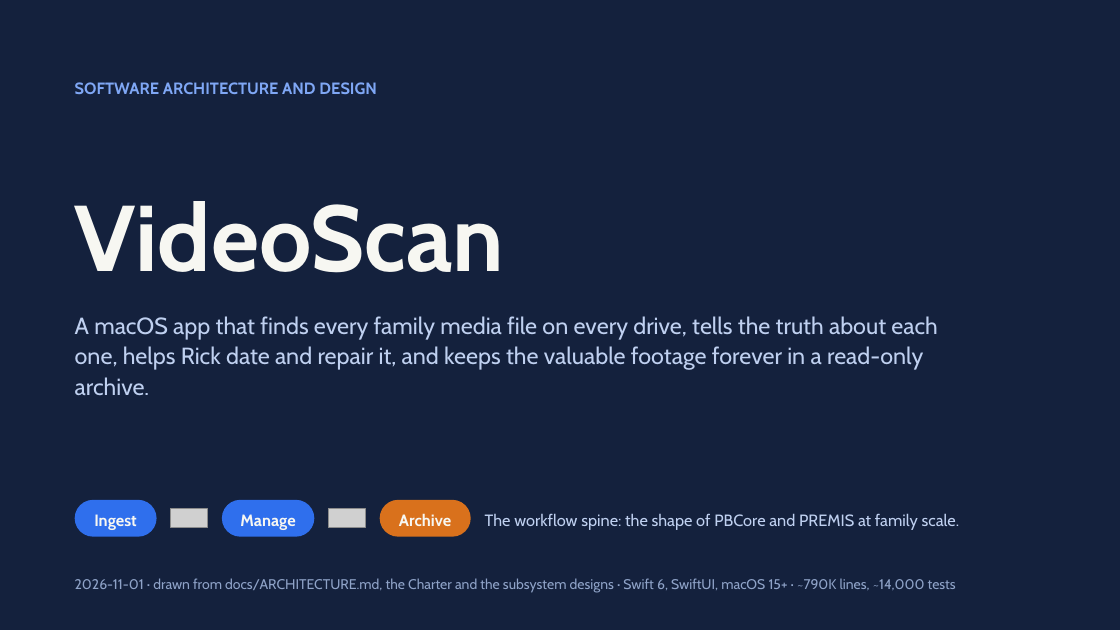
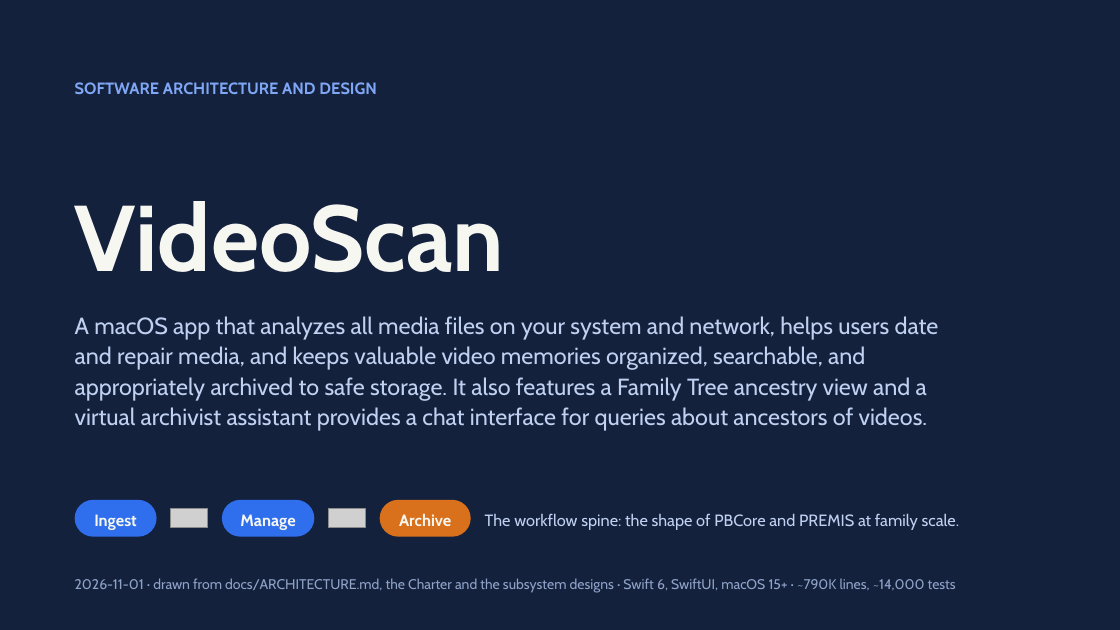
Before and after one commit to musicalengineer/VideoScan, a slide deck: slide 1 of docs/design/architecture_deck/VideoScan_Architecture_and_Design.pptx. Drawn at 1120x630 pixels with LibreOffice and Linux fonts; fonts in the diff are those of the drawing; grey boxes stand for pictures. Boxes give left, top, right and bottom in pixels: in the first picture for what was removed or moved away, otherwise in the second. Text is boxed around its words. In the diff, an @@ line names an element or a change of style, - is before the commit and + after.

```diff
--- a/docs/design/architecture_deck/VideoScan_Architecture_and_Design.pptx
+++ b/docs/design/architecture_deck/VideoScan_Architecture_and_Design.pptx
@@ text at <box>75,316,939,431</box>: text changed @@
-A macOS app that finds every family media file on every drive, tells the truth about each one, helps Rick date and repair it, and keeps the valuable footage forever in a read-only archive.
+A macOS app that analyzes all media files on your system and network, helps users date and repair media, and keeps valuable video memories organized, searchable, and appropriately archived to safe storage. It also features a Family Tree ancestry view and a virtual archivist assistant provides a chat interface for queries about ancestors of videos.
```
Also in this commit, not shown: 8 other slides changed.
